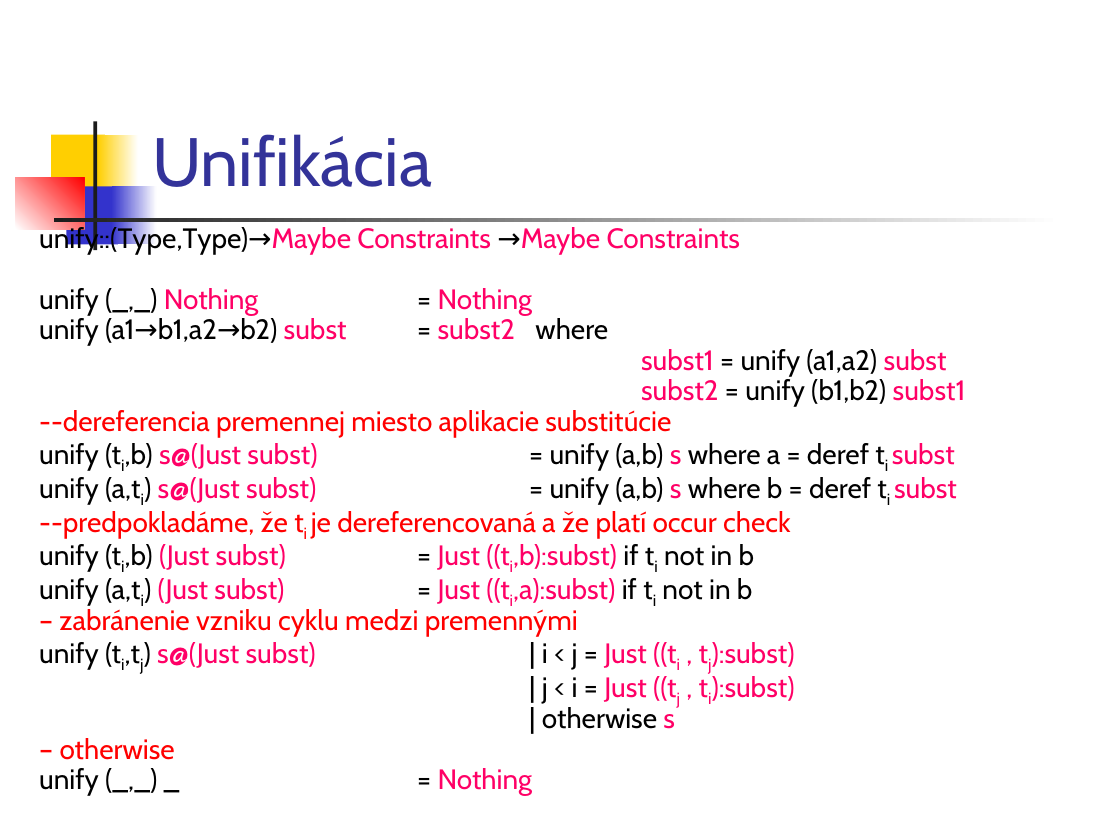
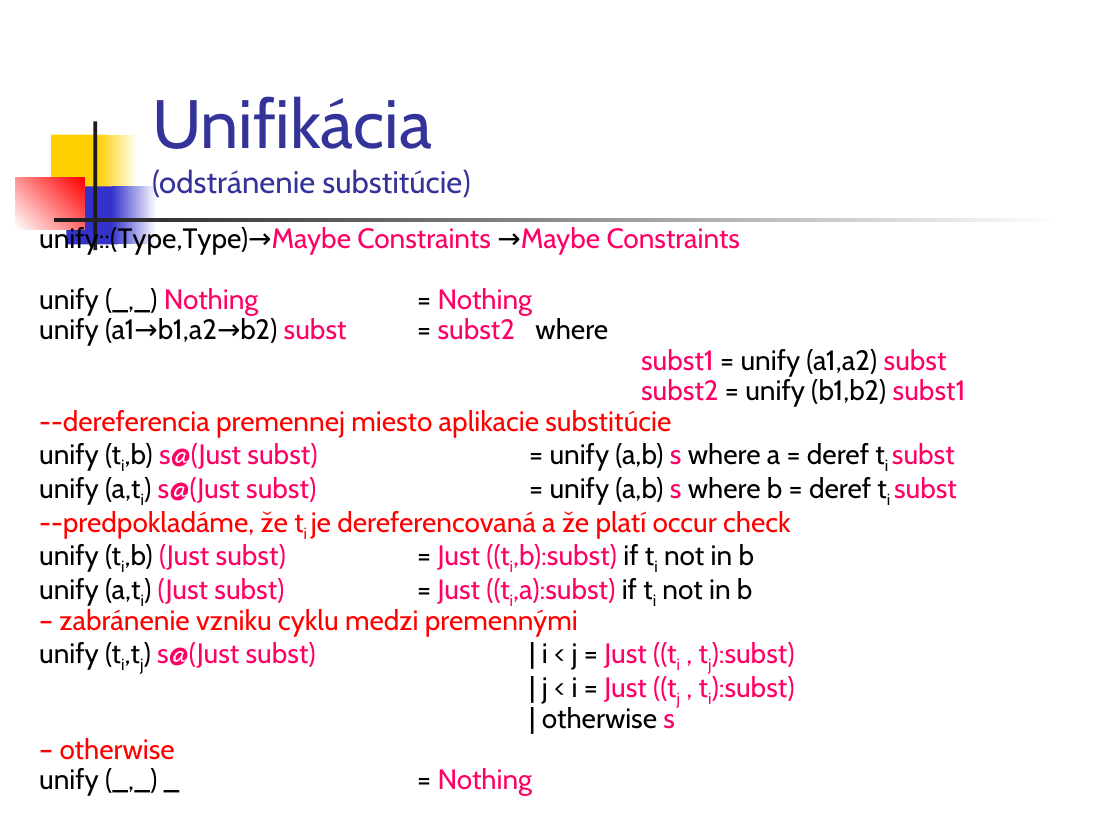
Before and after one commit to Funkcionalne/Prednasky, a slide deck: slide 18 of 08/08_fpro.ppt. Drawn at 1120x840 pixels with LibreOffice and Linux fonts; fonts in the diff are those of the drawing. Boxes give left, top, right and bottom in pixels: in the first picture for what was removed or moved away, otherwise in the second. Text is boxed around its words. In the diff, an @@ line names an element or a change of style, - is before the commit and + after.

```diff
--- a/08/08_fpro.ppt
+++ b/08/08_fpro.ppt
@@ title at [152,96,470,198]: text changed; size 44 to 20 pt @@
-Unifikácia
+Unifikácia
+(odstránenie substitúcie)
```
Also in this commit, not shown: 4 other slides changed, 1 other file.
